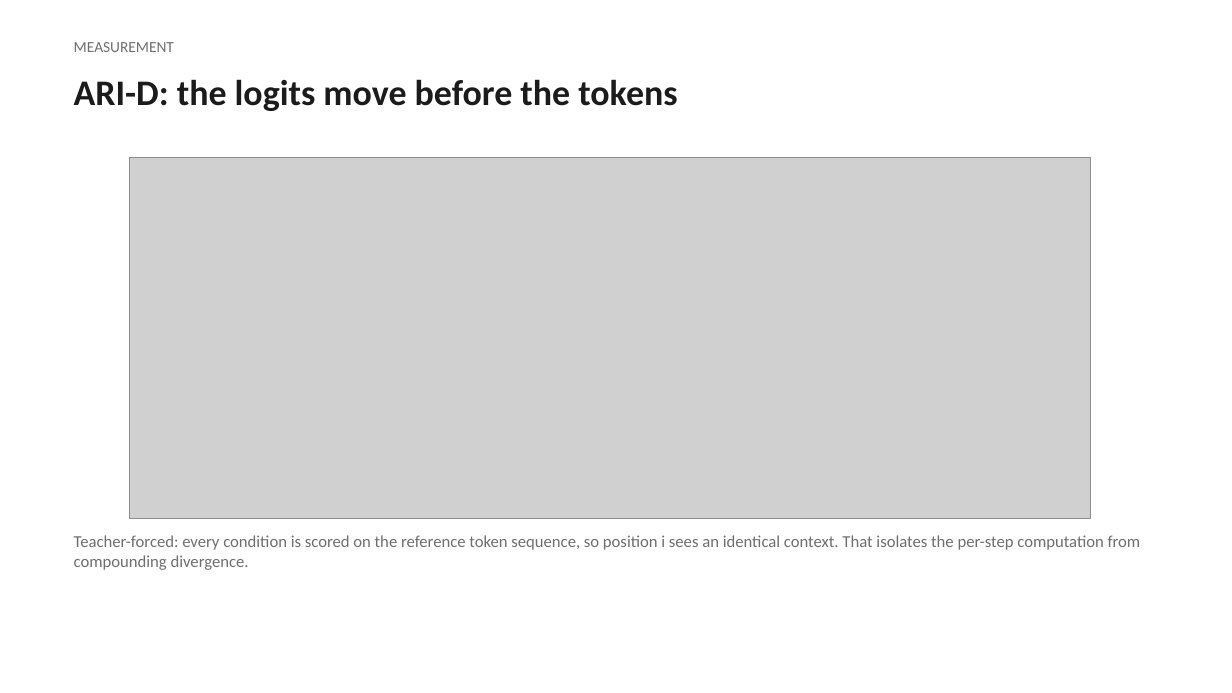
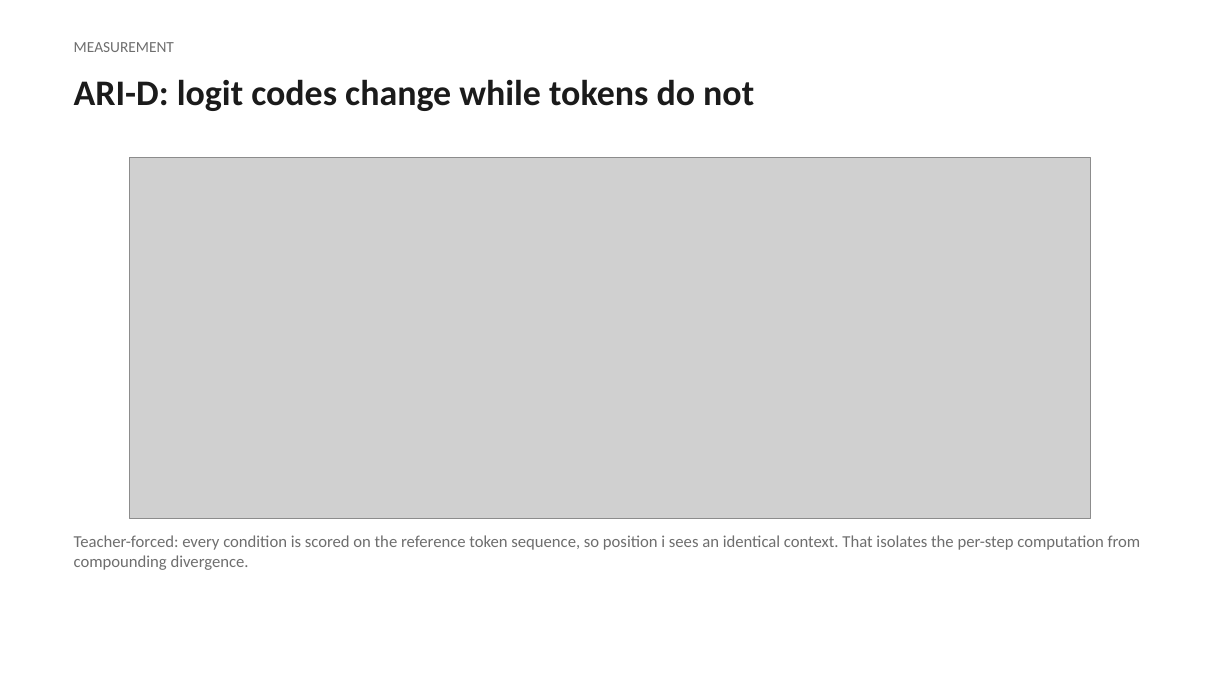
Before and after one commit to The-SEMQ-Group/semq-ari-benchmark, a slide deck: slide 6 of docs/deck/ari-technical.pptx (slide 5 before the commit). Drawn at 1232x693 pixels with LibreOffice and Linux fonts; fonts in the diff are those of the drawing; grey boxes stand for pictures. Boxes give left, top, right and bottom in pixels: in the first picture for what was removed or moved away, otherwise in the second. Text is boxed around its words. In the diff, an @@ line names an element or a change of style, - is before the commit and + after.

Commit message:
Release pass: retire superseded claims, add release checklist, manifest and claim index
Squashed onto main after two rebases left conflict markers in the
changelog history. Content as reviewed in PR #32: retired-claims sweep
of decks and docs, RELEASE.md checklist, release_manifest.py with a
committed manifest for this commit, CLAIM_TO_EVIDENCE.md, and a tracked
copy of the repository audit.

```diff
--- a/docs/deck/ari-technical.pptx
+++ b/docs/deck/ari-technical.pptx
@@ text at <box>74,79,754,111</box>: text changed @@
-ARI-D: the logits move before the tokens
+ARI-D: logit codes change while tokens do not
```
Also in this commit, not shown: 7 other slides changed, 1 slide added, 30 other files.
